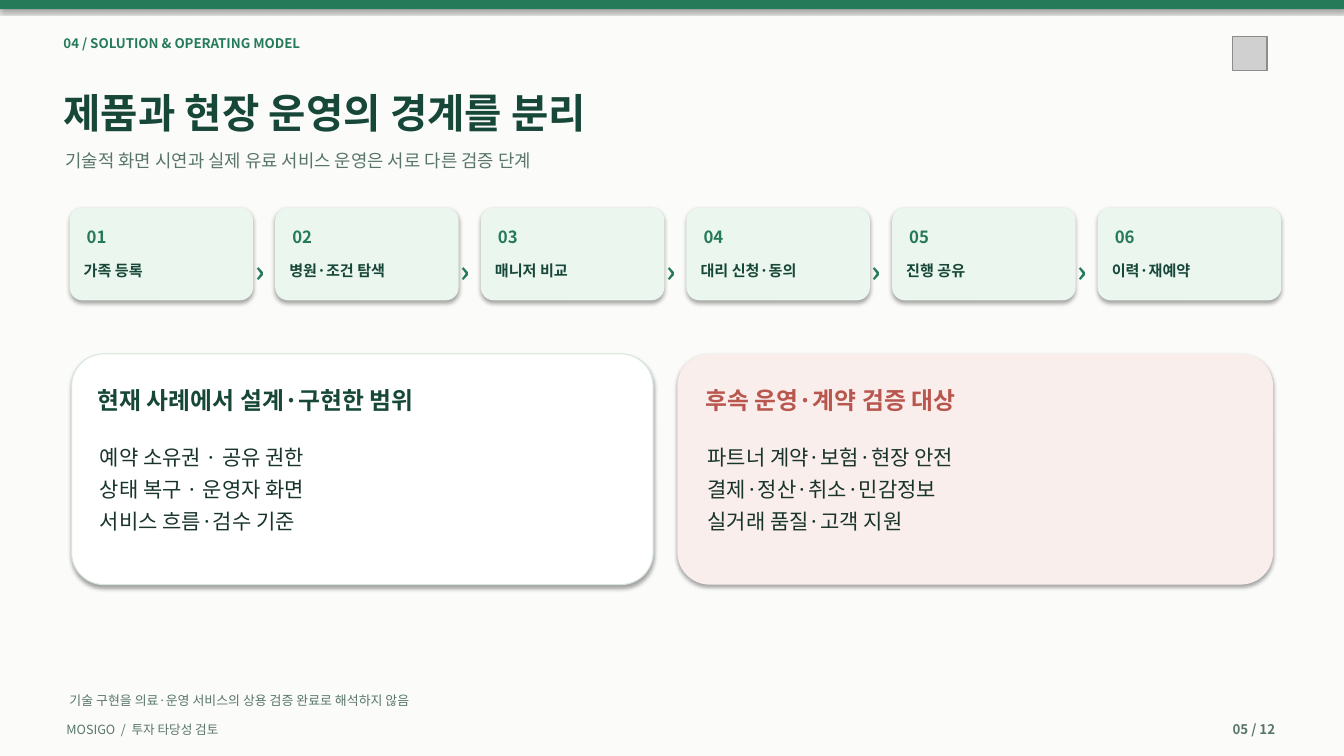
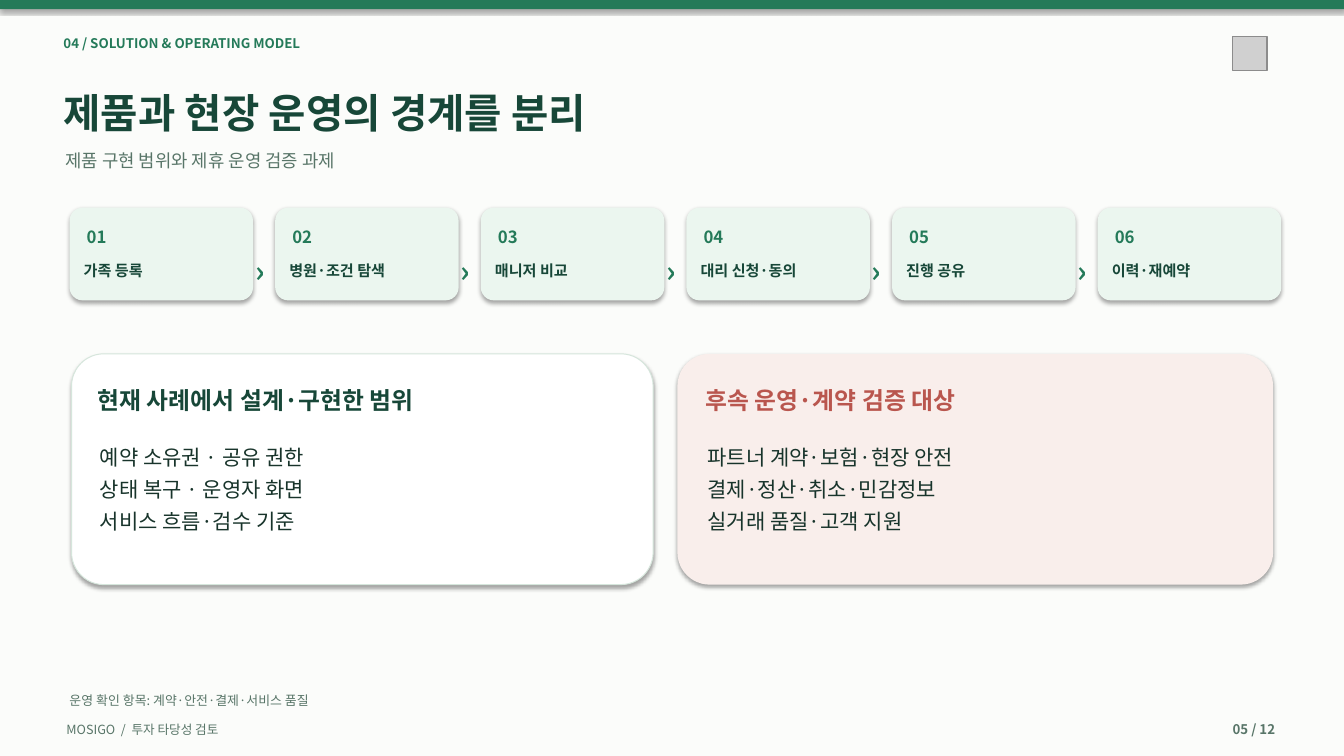
Before and after one commit to dohyunkimmm/mosigo-case-study, a slide deck: slide 5 of downloads/MOSIGO_IR_Investment_Review_12slides.pptx. Drawn at 1344x756 pixels with LibreOffice and Linux fonts; fonts in the diff are those of the drawing; grey boxes stand for pictures. Boxes give left, top, right and bottom in pixels: in the first picture for what was removed or moved away, otherwise in the second. Text is boxed around its words. In the diff, an @@ line names an element or a change of style, - is before the commit and + after.

```diff
--- a/downloads/MOSIGO_IR_Investment_Review_12slides.pptx
+++ b/downloads/MOSIGO_IR_Investment_Review_12slides.pptx
@@ text at bbox=[65, 152, 335, 169]: text changed @@
-기술적 화면 시연과 실제 유료 서비스 운영은 서로 다른 검증 단계
+제품 구현 범위와 제휴 운영 검증 과제
@@ text at bbox=[69, 694, 309, 706]: text changed @@
-기술 구현을 의료·운영 서비스의 상용 검증 완료로 해석하지 않음
+운영 확인 항목: 계약·안전·결제·서비스 품질
```
Also in this commit, not shown: 11 other slides changed, 25 other files.
